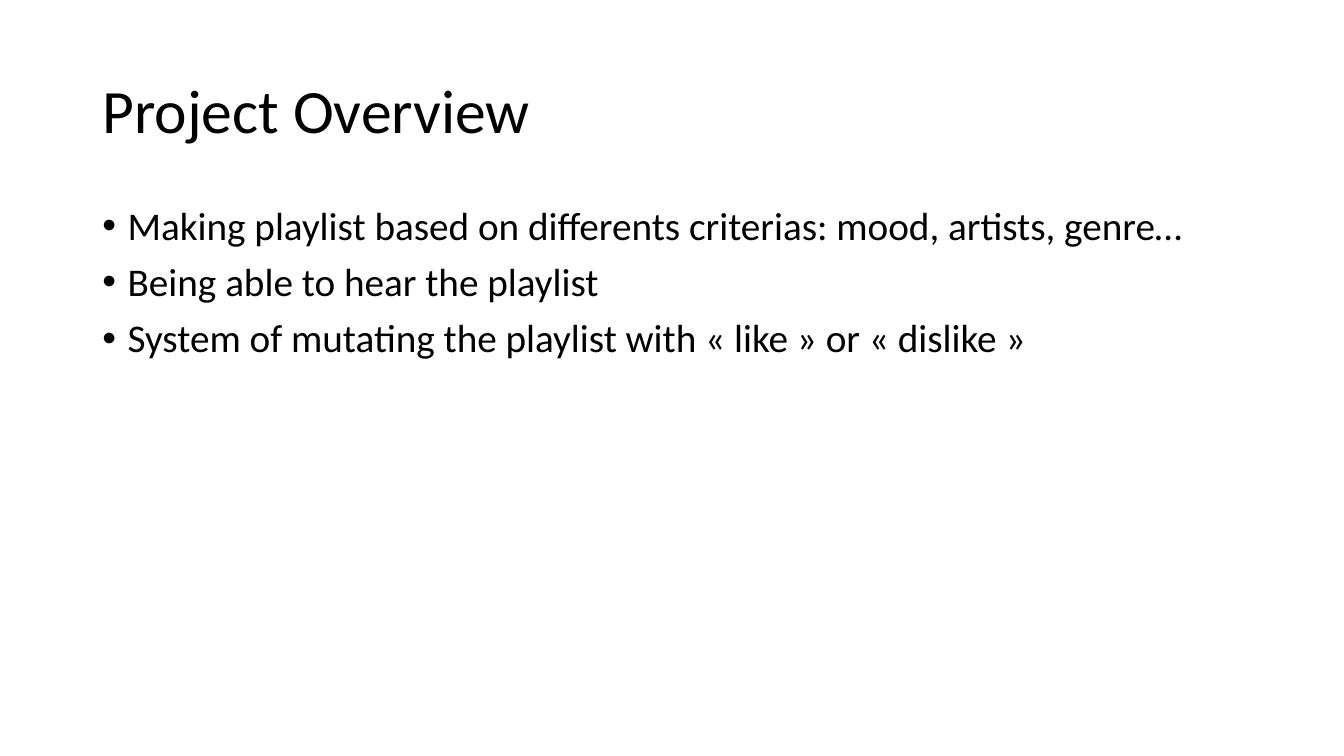
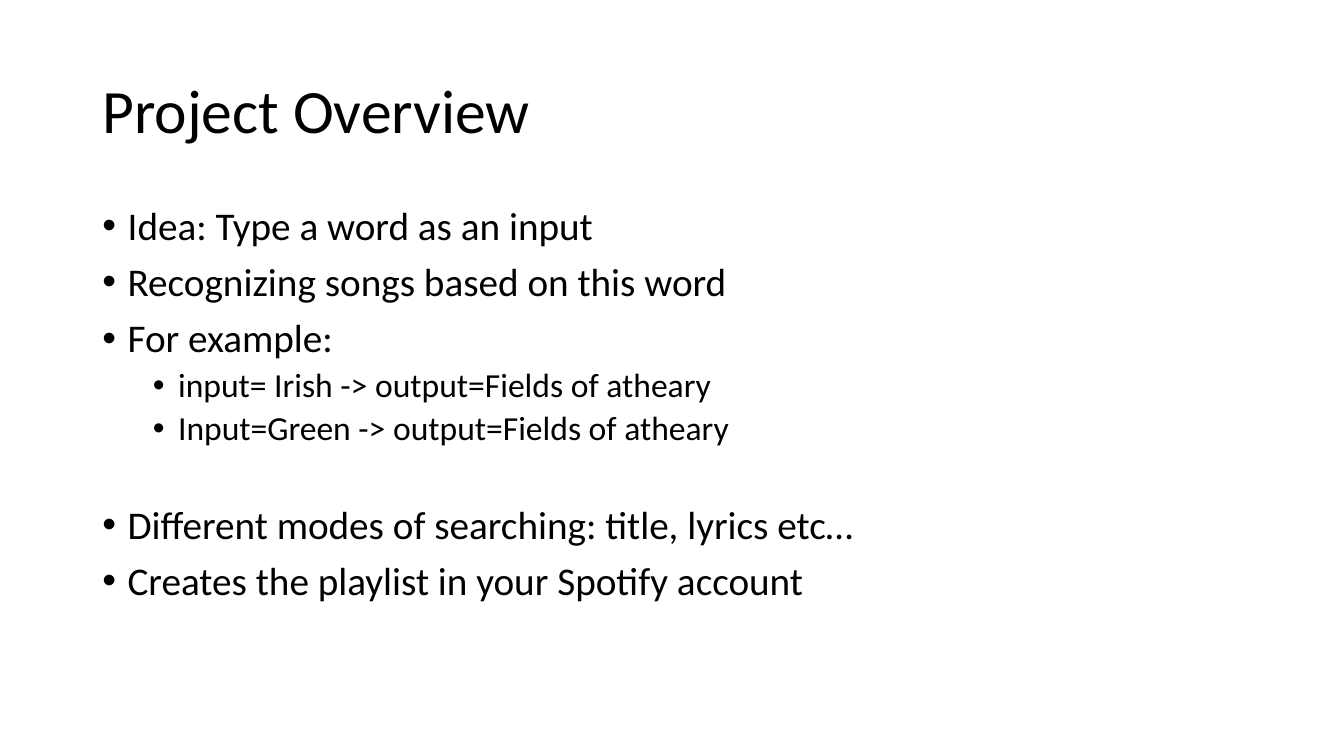
Before and after one commit to Yufei0523/322, a slide deck: slide 3 of Plan presentation.pptx. Drawn at 1344x756 pixels with LibreOffice and Linux fonts; fonts in the diff are those of the drawing. Boxes give left, top, right and bottom in pixels: in the first picture for what was removed or moved away, otherwise in the second. Text is boxed around its words. In the diff, an @@ line names an element or a change of style, - is before the commit and + after.

```diff
--- a/Plan presentation.pptx
+++ b/Plan presentation.pptx
@@ text at box(128, 212, 853, 602): text changed @@
-• Making playlist based on differents criterias: mood, artists, genre…
-• Being able to hear the playlist
-• System of mutating the playlist with « like » or « dislike »
+• Idea: Type a word as an input
+• Recognizing songs based on this word
+• For example:
+  • input= Irish -> output=Fields of atheary
+  • Input=Green -> output=Fields of atheary
+• Different modes of searching: title, lyrics etc…
+• Creates the playlist in your Spotify account
```
Also in this commit, not shown: 2 other slides changed, 1 slide added, 1 slide removed, 1 other file.
